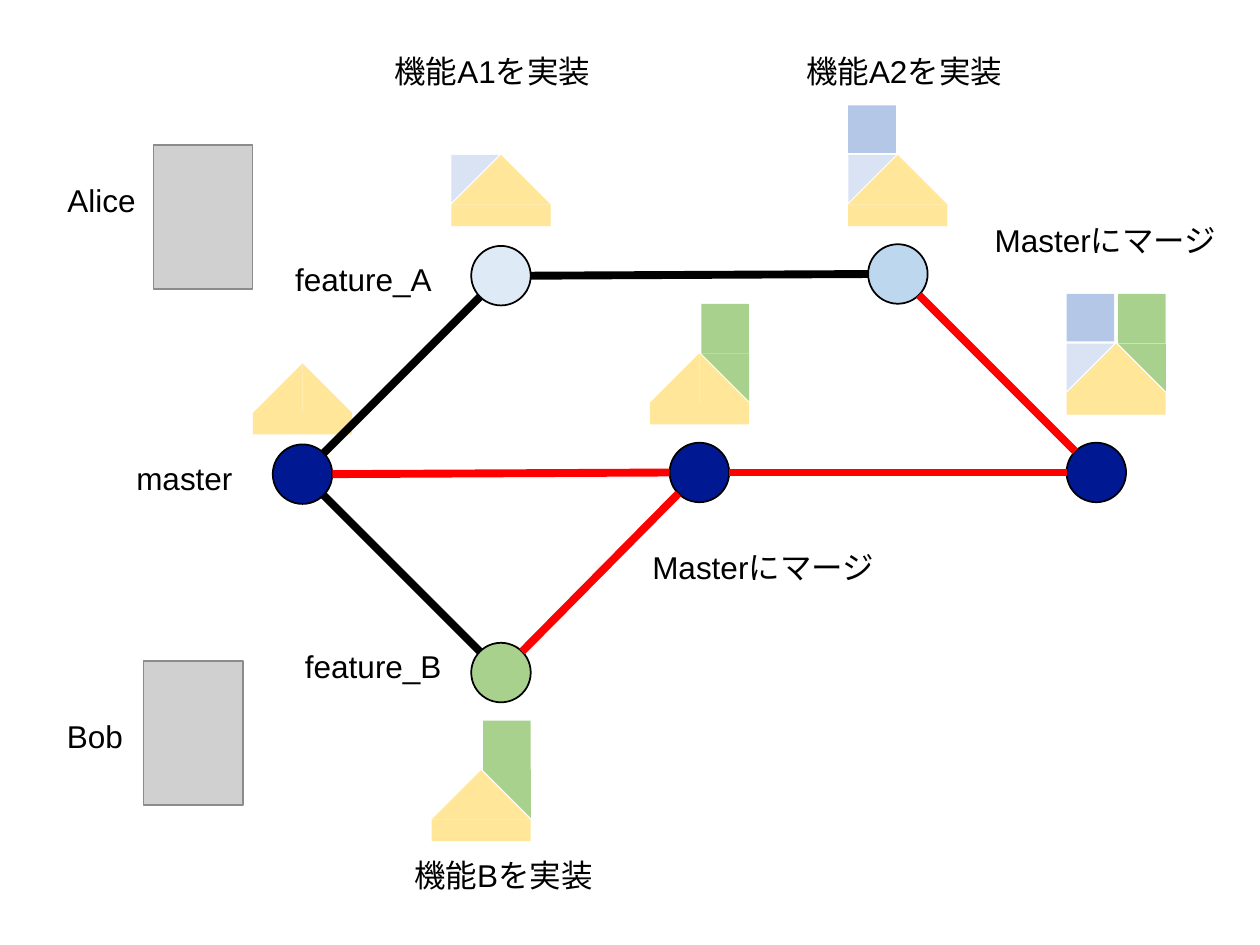
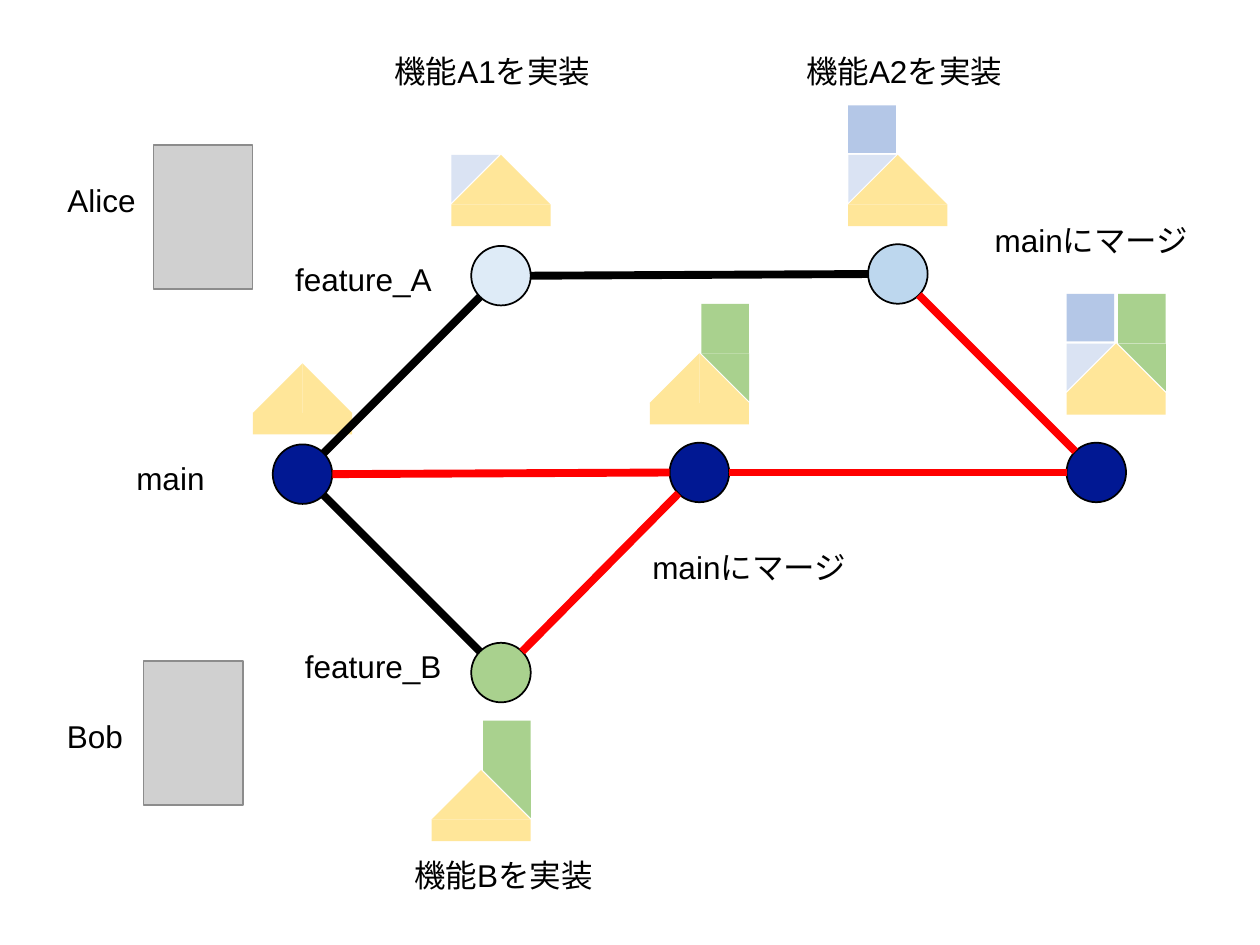
Before and after one commit to kaityo256/github, a slide deck: slide 5 of branch/fig/fig.pptx. Drawn at 1260x945 pixels with LibreOffice and Linux fonts; fonts in the diff are those of the drawing; grey boxes stand for pictures. Boxes give left, top, right and bottom in pixels: in the first picture for what was removed or moved away, otherwise in the second. Text is boxed around its words. In the diff, an @@ line names an element or a change of style, - is before the commit and + after.

```diff
--- a/branch/fig/fig.pptx
+++ b/branch/fig/fig.pptx
@@ text at [995,227,1189,253]: text changed @@
-Masterにマージ
+mainにマージ
@@ text at [136,467,204,491]: text changed @@
-master
+main
@@ text at [652,554,846,580]: text changed @@
-Masterにマージ
+mainにマージ
```
Also in this commit, not shown: 17 other slides changed, 8 slides added, 1 other file.
